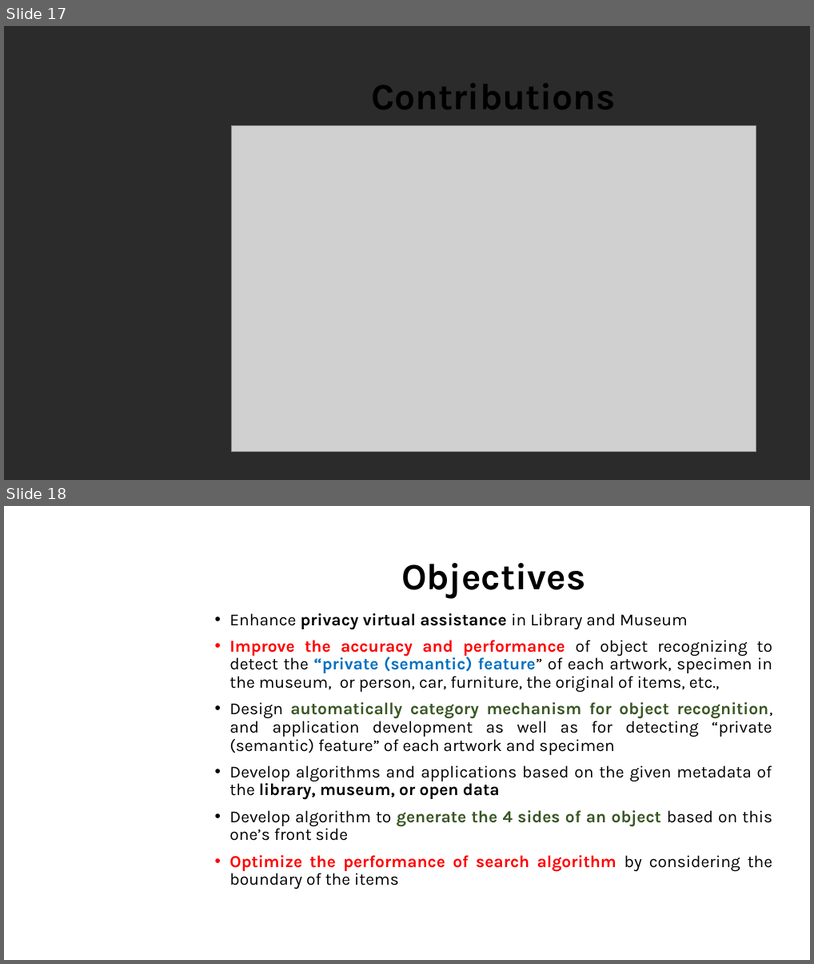
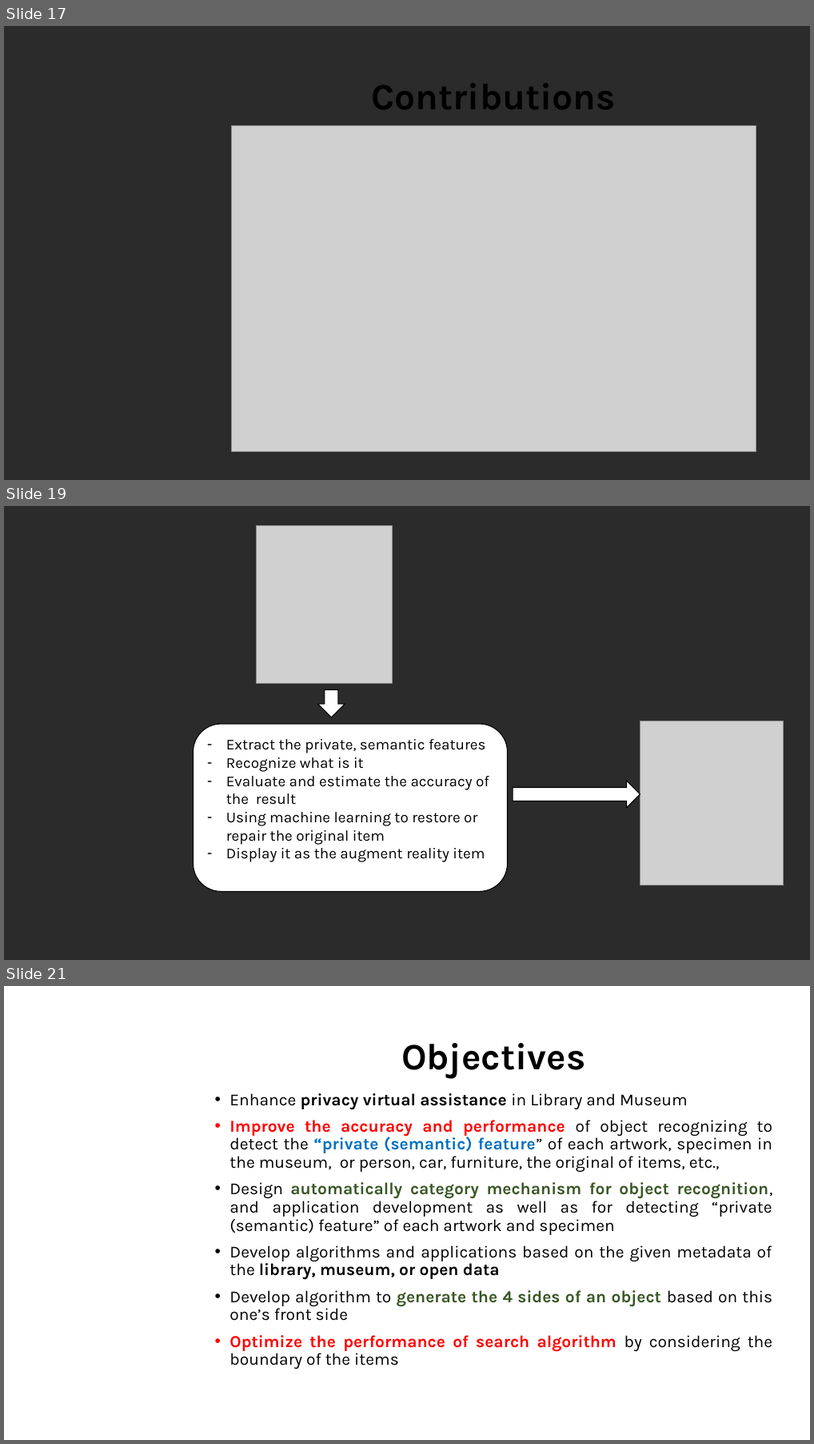
Before and after one commit to dungdovu/DGA1031, a slide deck: DGA1031/What is it.pptx. Shown one above the other, each under a label of ours: slides 17 and 18 before the commit, slides 17, 19 and 21 after it; the slides between them are not shown. The pictures are 814x964 and 814x1444 pixels, drawn with LibreOffice and Linux fonts; fonts in the diff are those of the drawing; grey boxes stand for pictures; background and template pictures are left out; a plain dark background stands for a picture behind light text. Boxes give left, top, right and bottom in pixels: in the first picture for what was removed or moved away, otherwise in the second. Text is boxed around its words. In the diff, an @@ line names an element or a change of style, - is before the commit and + after.

```diff
--- a/DGA1031/What is it.pptx
+++ b/DGA1031/What is it.pptx
@@ slide 19 added at box(4, 506, 810, 960), background picture (left out) @@
@@ picture added at box(257, 525, 392, 684) @@
@@ down arrow added at box(318, 690, 345, 718), fill #FFFFFF, outline #000000 1 pt @@
@@ picture added at box(641, 720, 784, 884) @@
@@ rounded rectangle added at box(194, 724, 508, 892), fill #FFFFFF, outline #000000 1 pt, 18 pt, text #000000 @@
+– Extract the private, semantic features
+– Recognize what is it
+– Evaluate and estimate the accuracy of the result
+– Using machine learning to restore or repair the original item
+– Display it as the augment reality item
@@ down arrow added at box(514, 780, 641, 808), fill #FFFFFF, outline #000000 1 pt @@
@@ what was slide 18 is now slide 21 @@
```
Also in this commit, not shown: 2 other slides added, 4 other files.
